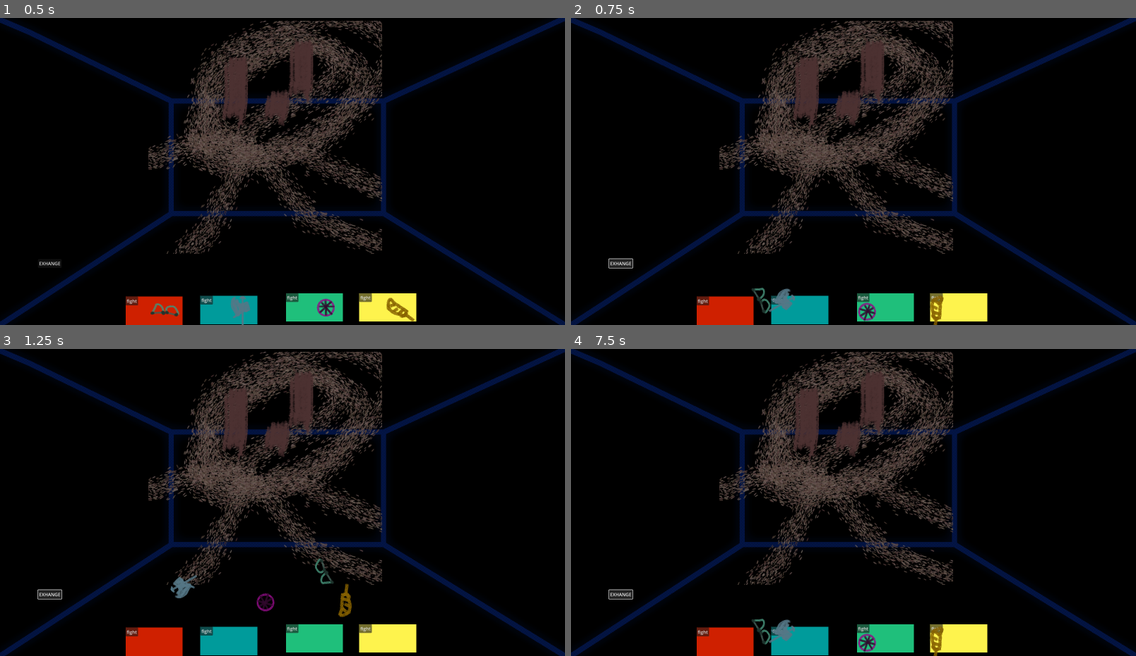
Above: before the commit, frames 1-4 (two rows, left to right).
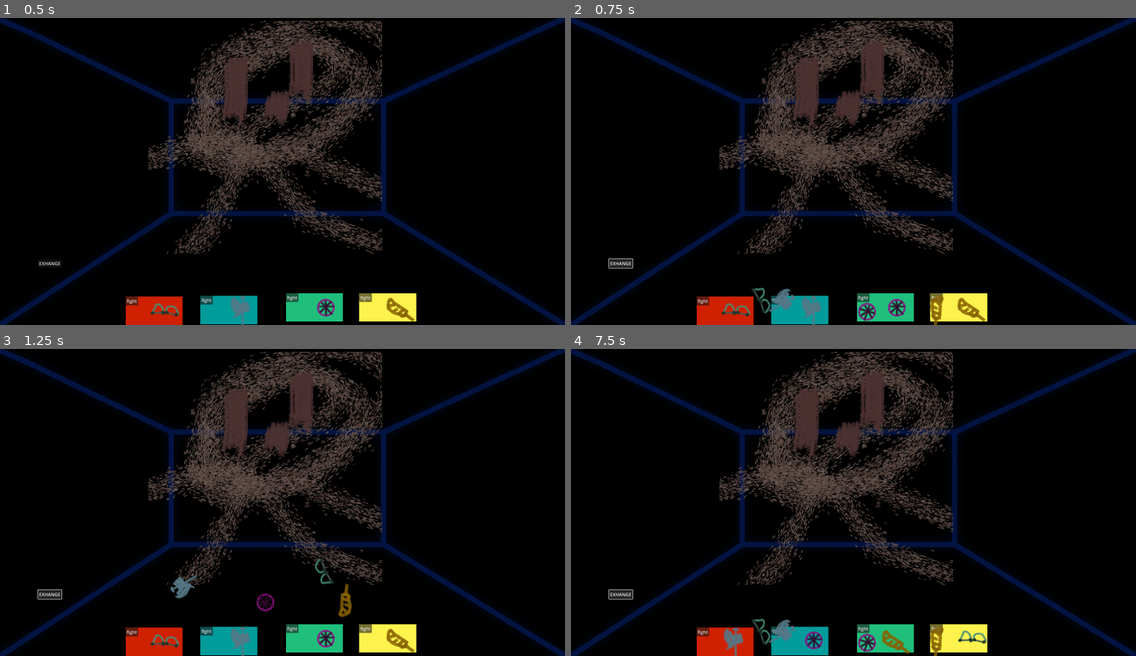
Above: after the commit, the same moments.

Repository: Enzo35/boss-rush-jam-2024.1
Game: Godot game, scene res://tests/2dbattle.tscn
The game is run twice, just before and just after one commit, with the same random seed, the same clock (stepped at 60 frames per second) and the same inputs. This scene is started directly instead of the project's main scene.
Inputs:
- Up to frame 1 (0.5 s): no input
- Up to frame 2 (0.75 s): click "EXHANGE" at 0.5 s
- Up to frame 3 (1.25 s): no input
- Up to frame 4 (7.5 s): click "fight" at 1.25 s; click "fight" at 2 s; click "fight" at 2.75 s; click "fight" at 3.5 s; click "fight" at 4.25 s; click "fight" at 5 s; click "fight" at 5.75 s; click "fight" at 6.5 s; click "EXHANGE" at 7.25 s

Frame 1 is identical in both runs. In frame 2, 0.6% of the frame differs, in the area x 26-74%, y 90-100%; in frame 3, 0.6%; in frame 4, 0.6%, in the area x 27-74%, y 90-100%.

Commit message:
added the player's party hud

Diff:
--- a/project.godot
+++ b/project.godot
@@ -19,6 +19,7 @@
 
 window/size/viewport_width=1980
 window/size/viewport_height=1080
+window/size/mode=3
 window/stretch/mode="viewport"
 
 [dotnet]
--- /dev/null
+++ b/scenes/characters/user_char.tscn
@@ -0,0 +1,12 @@
+[gd_scene load_steps=2 format=3 uid="uid://dc0r1xrweuvt1"]
+
+[ext_resource type="Script" path="res://scripts/characters/user_char.gd" id="1_c522n"]
+
+[node name="UserChar" type="Control"]
+layout_mode = 3
+anchors_preset = 15
+anchor_right = 1.0
+anchor_bottom = 1.0
+grow_horizontal = 2
+grow_vertical = 2
+script = ExtResource("1_c522n")
--- /dev/null
+++ b/scenes/hud/battle_commands.tscn
@@ -0,0 +1,48 @@
+[gd_scene load_steps=3 format=3 uid="uid://bab47ewli47iq"]
+
+[ext_resource type="Script" path="res://scripts/characters/BattleCommands.gd" id="1_523jd"]
+[ext_resource type="Texture2D" uid="uid://btyn2pcr5eeou" path="res://assets/hud/BG_battleCommands.png" id="2_wvnab"]
+
+[node name="BattleCommands" type="CanvasLayer"]
+script = ExtResource("1_523jd")
+
+[node name="Holder" type="Control" parent="."]
+layout_mode = 3
+anchors_preset = 9
+anchor_bottom = 1.0
+grow_vertical = 2
+
+[node name="TextureRect" type="TextureRect" parent="Holder"]
+layout_mode = 1
+anchors_preset = 4
+anchor_top = 0.5
+anchor_bottom = 0.5
+offset_top = -540.0
+offset_right = 1980.0
+offset_bottom = 540.0
+grow_vertical = 2
+texture = ExtResource("2_wvnab")
+
+[node name="ExchangeButton" type="Button" parent="Holder"]
+layout_mode = 0
+offset_left = 20.0
+offset_top = 200.0
+offset_right = 220.0
+offset_bottom = 235.0
+text = "Exchange"
+
+[node name="FightButton" type="Button" parent="Holder"]
+layout_mode = 0
+offset_left = 20.0
+offset_top = 300.0
+offset_right = 220.0
+offset_bottom = 335.0
+text = "Fight"
+
+[node name="DefendButton" type="Button" parent="Holder"]
+layout_mode = 0
+offset_left = 20.0
+offset_top = 340.0
+offset_right = 220.0
+offset_bottom = 375.0
+text = "Defend"
--- /dev/null
+++ b/scenes/hud/battle_hud.tscn
@@ -0,0 +1,10 @@
+[gd_scene load_steps=3 format=3 uid="uid://dohpbe784h00c"]
+
+[ext_resource type="PackedScene" uid="uid://bab47ewli47iq" path="res://scenes/hud/battle_commands.tscn" id="1_ve8bg"]
+[ext_resource type="PackedScene" uid="uid://4w8jmnvp6xq5" path="res://scenes/hud/player_party_hud.tscn" id="2_6kh1e"]
+
+[node name="BattleHud" type="CanvasLayer"]
+
+[node name="BattleCommands" parent="." instance=ExtResource("1_ve8bg")]
+
+[node name="PlayerPartyHUD" parent="." instance=ExtResource("2_6kh1e")]
--- /dev/null
+++ b/scenes/hud/player_party_hud.tscn
@@ -0,0 +1,42 @@
+[gd_scene load_steps=2 format=3 uid="uid://4w8jmnvp6xq5"]
+
+[ext_resource type="Texture2D" uid="uid://bdkr3n5lqdwqn" path="res://assets/hud/charBlock.png" id="1_2tj0g"]
+
+[node name="PlayerPartyHUD" type="CanvasLayer"]
+
+[node name="Holder" type="Control" parent="."]
+layout_mode = 3
+anchors_preset = 12
+anchor_top = 1.0
+anchor_right = 1.0
+anchor_bottom = 1.0
+grow_horizontal = 2
+grow_vertical = 0
+
+[node name="HBoxContainer" type="HBoxContainer" parent="Holder"]
+layout_mode = 0
+offset_left = 300.0
+offset_top = -220.0
+offset_right = 1680.0
+offset_bottom = -20.0
+alignment = 1
+
+[node name="TextureRect1" type="TextureRect" parent="Holder/HBoxContainer"]
+layout_mode = 2
+size_flags_horizontal = 6
+texture = ExtResource("1_2tj0g")
+
+[node name="TextureRect2" type="TextureRect" parent="Holder/HBoxContainer"]
+layout_mode = 2
+size_flags_horizontal = 6
+texture = ExtResource("1_2tj0g")
+
+[node name="TextureRect3" type="TextureRect" parent="Holder/HBoxContainer"]
+layout_mode = 2
+size_flags_horizontal = 6
+texture = ExtResource("1_2tj0g")
+
+[node name="TextureRect4" type="TextureRect" parent="Holder/HBoxContainer"]
+layout_mode = 2
+size_flags_horizontal = 6
+texture = ExtResource("1_2tj0g")
--- /dev/null
+++ b/scripts/characters/BattleCommands.gd
@@ -0,0 +1,11 @@
+extends CanvasLayer
+
+
+# Called when the node enters the scene tree for the first time.
+func _ready():
+	pass # Replace with function body.
+
+
+# Called every frame. 'delta' is the elapsed time since the previous frame.
+func _process(delta):
+	pass
--- /dev/null
+++ b/scripts/characters/user_char.gd
@@ -0,0 +1 @@
+extends Control
--- a/tests/2dbattle.gd
+++ b/tests/2dbattle.gd
@@ -6,7 +6,8 @@
 
 @export var currTurn: int = 0
 
-var weaponsList = ["res://assets/props/emerald_katar.png", "res://assets/props/halberd.png", "res://assets/props/mirror_shield.png", "res://assets/props/sluggers_gamble_v1.png"]
+var weaponsList = ["res://assets/props/emerald_katar.png", "res://assets/props/halberd.png",
+"res://assets/props/mirror_shield.png", "res://assets/props/sluggers_gamble_v1.png"]
 
 var processTurn = true
 
@@ -44,3 +45,10 @@
 
 func _on_exchange_button_pressed():
 	$AnimWeapons/AnimationExchangeWeapon.play("left_exchange")
+	await %AnimationExchangeWeapon.animation_finished
+	weaponsList.append(weaponsList.pop_front())
+	print(weaponsList)
+	$Weapons/WeaponTexture1.change_weapon(weaponsList[0])
+	$Weapons/WeaponTexture2.change_weapon(weaponsList[1])
+	$Weapons/WeaponTexture3.change_weapon(weaponsList[2])
+	$Weapons/WeaponTexture4.change_weapon(weaponsList[3])
--- a/tests/2dbattle.tscn
+++ b/tests/2dbattle.tscn
@@ -11,6 +11,153 @@
 [ext_resource type="Texture2D" uid="uid://cmkfekcg4ukkf" path="res://assets/props/mirror_shield.png" id="6_3kmdt"]
 [ext_resource type="Texture2D" uid="uid://cucha02aca8ka" path="res://assets/props/sluggers_gamble_v1.png" id="7_ruv3h"]
 
+[sub_resource type="Animation" id="Animation_cygly"]
+length = 0.001
+tracks/0/type = "value"
+tracks/0/imported = false
+tracks/0/enabled = true
+tracks/0/path = NodePath("AnimWeaponTexture1:position")
+tracks/0/interp = 1
+tracks/0/loop_wrap = true
+tracks/0/keys = {
+"times": PackedFloat32Array(0),
+"transitions": PackedFloat32Array(1),
+"update": 0,
+"values": [Vector2(526, 981)]
+}
+tracks/1/type = "value"
+tracks/1/imported = false
+tracks/1/enabled = true
+tracks/1/path = NodePath("AnimWeaponTexture1:rotation")
+tracks/1/interp = 1
+tracks/1/loop_wrap = true
+tracks/1/keys = {
+"times": PackedFloat32Array(0),
+"transitions": PackedFloat32Array(1),
+"update": 0,
+"values": [0.0]
+}
+tracks/2/type = "value"
+tracks/2/imported = false
+tracks/2/enabled = true
+tracks/2/path = NodePath("AnimWeaponTexture2:position")
+tracks/2/interp = 1
+tracks/2/loop_wrap = true
+tracks/2/keys = {
+"times": PackedFloat32Array(0),
+"transitions": PackedFloat32Array(1),
+"update": 0,
+"values": [Vector2(799, 979)]
+}
+tracks/3/type = "value"
+tracks/3/imported = false
+tracks/3/enabled = true
+tracks/3/path = NodePath("AnimWeaponTexture2:rotation")
+tracks/3/interp = 1
+tracks/3/loop_wrap = true
+tracks/3/keys = {
+"times": PackedFloat32Array(0),
+"transitions": PackedFloat32Array(1),
+"update": 0,
+"values": [0.0]
+}
+tracks/4/type = "value"
+tracks/4/imported = false
+tracks/4/enabled = true
+tracks/4/path = NodePath("AnimWeaponTexture3:position")
+tracks/4/interp = 1
+tracks/4/loop_wrap = true
+tracks/4/keys = {
+"times": PackedFloat32Array(0),
+"transitions": PackedFloat32Array(1),
+"update": 0,
+"values": [Vector2(1090, 973)]
+}
+tracks/5/type = "value"
+tracks/5/imported = false
+tracks/5/enabled = true
+tracks/5/path = NodePath("AnimWeaponTexture3:rotation")
+tracks/5/interp = 1
+tracks/5/loop_wrap = true
+tracks/5/keys = {
+"times": PackedFloat32Array(0),
+"transitions": PackedFloat32Array(1),
+"update": 0,
+"values": [0.0]
+}
+tracks/6/type = "value"
+tracks/6/imported = false
+tracks/6/enabled = true
+tracks/6/path = NodePath("AnimWeaponTexture4:position")
+tracks/6/interp = 1
+tracks/6/loop_wrap = true
+tracks/6/keys = {
+"times": PackedFloat32Array(0),
+"transitions": PackedFloat32Array(1),
+"update": 0,
+"values": [Vector2(1355, 968)]
+}
+tracks/7/type = "value"
+tracks/7/imported = false
+tracks/7/enabled = true
+tracks/7/path = NodePath("AnimWeaponTexture4:rotation")
+tracks/7/interp = 1
+tracks/7/loop_wrap = true
+tracks/7/keys = {
+"times": PackedFloat32Array(0),
+"transitions": PackedFloat32Array(1),
+"update": 0,
+"values": [0.0]
+}
+tracks/8/type = "value"
+tracks/8/imported = false
+tracks/8/enabled = true
+tracks/8/path = NodePath("AnimWeaponTexture1:visible")
+tracks/8/interp = 1
+tracks/8/loop_wrap = true
+tracks/8/keys = {
+"times": PackedFloat32Array(0),
+"transitions": PackedFloat32Array(1),
+"update": 1,
+"values": [false]
+}
+tracks/9/type = "value"
+tracks/9/imported = false
+tracks/9/enabled = true
+tracks/9/path = NodePath("AnimWeaponTexture2:visible")
+tracks/9/interp = 1
+tracks/9/loop_wrap = true
+tracks/9/keys = {
+"times": PackedFloat32Array(0),
+"transitions": PackedFloat32Array(1),
+"update": 1,
+"values": [false]
+}
+tracks/10/type = "value"
+tracks/10/imported = false
+tracks/10/enabled = true
+tracks/10/path = NodePath("AnimWeaponTexture3:visible")
+tracks/10/interp = 1
+tracks/10/loop_wrap = true
+tracks/10/keys = {
+"times": PackedFloat32Array(0),
+"transitions": PackedFloat32Array(1),
+"update": 1,
+"values": [false]
+}
+tracks/11/type = "value"
+tracks/11/imported = false
+tracks/11/enabled = true
+tracks/11/path = NodePath("AnimWeaponTexture4:visible")
+tracks/11/interp = 1
+tracks/11/loop_wrap = true
+tracks/11/keys = {
+"times": PackedFloat32Array(0),
+"transitions": PackedFloat32Array(1),
+"update": 1,
+"values": [false]
+}
+
 [sub_resource type="Animation" id="Animation_8q8yr"]
 resource_name = "left_exchange"
 tracks/0/type = "value"
@@ -109,104 +256,53 @@
 "update": 0,
 "values": [0.0, 3.14159, 6.28319]
 }
-
-[sub_resource type="Animation" id="Animation_cygly"]
-length = 0.001
-tracks/0/type = "value"
-tracks/0/imported = false
-tracks/0/enabled = true
-tracks/0/path = NodePath("AnimWeaponTexture1:position")
-tracks/0/interp = 1
-tracks/0/loop_wrap = true
-tracks/0/keys = {
-"times": PackedFloat32Array(0),
-"transitions": PackedFloat32Array(1),
-"update": 0,
-"values": [Vector2(526, 981)]
-}
-tracks/1/type = "value"
-tracks/1/imported = false
-tracks/1/enabled = true
-tracks/1/path = NodePath("AnimWeaponTexture1:rotation")
-tracks/1/interp = 1
-tracks/1/loop_wrap = true
-tracks/1/keys = {
-"times": PackedFloat32Array(0),
-"transitions": PackedFloat32Array(1),
-"update": 0,
-"values": [0.0]
-}
-tracks/2/type = "value"
-tracks/2/imported = false
-tracks/2/enabled = true
-tracks/2/path = NodePath("AnimWeaponTexture2:position")
-tracks/2/interp = 1
-tracks/2/loop_wrap = true
-tracks/2/keys = {
-"times": PackedFloat32Array(0),
-"transitions": PackedFloat32Array(1),
-"update": 0,
-"values": [Vector2(799, 979)]
-}
-tracks/3/type = "value"
-tracks/3/imported = false
-tracks/3/enabled = true
-tracks/3/path = NodePath("AnimWeaponTexture2:rotation")
-tracks/3/interp = 1
-tracks/3/loop_wrap = true
-tracks/3/keys = {
-"times": PackedFloat32Array(0),
-"transitions": PackedFloat32Array(1),
-"update": 0,
-"values": [0.0]
-}
-tracks/4/type = "value"
-tracks/4/imported = false
-tracks/4/enabled = true
-tracks/4/path = NodePath("AnimWeaponTexture3:position")
-tracks/4/interp = 1
-tracks/4/loop_wrap = true
-tracks/4/keys = {
-"times": PackedFloat32Array(0),
-"transitions": PackedFloat32Array(1),
-"update": 0,
-"values": [Vector2(1090, 973)]
-}
-tracks/5/type = "value"
-tracks/5/imported = false
-tracks/5/enabled = true
-tracks/5/path = NodePath("AnimWeaponTexture3:rotation")
-tracks/5/interp = 1
-tracks/5/loop_wrap = true
-tracks/5/keys = {
-"times": PackedFloat32Array(0),
-"transitions": PackedFloat32Array(1),
-"update": 0,
-"values": [0.0]
-}
-tracks/6/type = "value"
-tracks/6/imported = false
-tracks/6/enabled = true
-tracks/6/path = NodePath("AnimWeaponTexture4:position")
-tracks/6/interp = 1
-tracks/6/loop_wrap = true
-tracks/6/keys = {
-"times": PackedFloat32Array(0),
-"transitions": PackedFloat32Array(1),
-"update": 0,
-"values": [Vector2(1355, 968)]
-}
-tracks/7/type = "value"
-tracks/7/imported = false
-tracks/7/enabled = true
-tracks/7/path = NodePath("AnimWeaponTexture4:rotation")
-tracks/7/interp = 1
-tracks/7/loop_wrap = true
-tracks/7/keys = {
-"times": PackedFloat32Array(0),
-"transitions": PackedFloat32Array(1),
-"update": 0,
-"values": [0.0]
+tracks/8/type = "value"
+tracks/8/imported = false
+tracks/8/enabled = true
+tracks/8/path = NodePath("AnimWeaponTexture1:visible")
+tracks/8/interp = 1
+tracks/8/loop_wrap = true
+tracks/8/keys = {
+"times": PackedFloat32Array(0, 1),
+"transitions": PackedFloat32Array(1, 1),
+"update": 1,
+"values": [true, false]
+}
+tracks/9/type = "value"
+tracks/9/imported = false
+tracks/9/enabled = true
+tracks/9/path = NodePath("AnimWeaponTexture2:visible")
+tracks/9/interp = 1
+tracks/9/loop_wrap = true
+tracks/9/keys = {
+"times": PackedFloat32Array(0, 1),
+"transitions": PackedFloat32Array(1, 1),
+"update": 1,
+"values": [true, false]
+}
+tracks/10/type = "value"
+tracks/10/imported = false
+tracks/10/enabled = true
+tracks/10/path = NodePath("AnimWeaponTexture3:visible")
+tracks/10/interp = 1
+tracks/10/loop_wrap = true
+tracks/10/keys = {
+"times": PackedFloat32Array(0, 1),
+"transitions": PackedFloat32Array(1, 1),
+"update": 1,
+"values": [true, false]
+}
+tracks/11/type = "value"
+tracks/11/imported = false
+tracks/11/enabled = true
+tracks/11/path = NodePath("AnimWeaponTexture4:visible")
+tracks/11/interp = 1
+tracks/11/loop_wrap = true
+tracks/11/keys = {
+"times": PackedFloat32Array(0, 1),
+"transitions": PackedFloat32Array(1, 1),
+"update": 1,
+"values": [true, false]
 }
 
 [sub_resource type="AnimationLibrary" id="AnimationLibrary_ptkda"]
@@ -316,6 +412,44 @@
 [node name="Weapons" type="Node" parent="."]
 
 [node name="WeaponTexture1" type="TextureRect" parent="Weapons"]
+offset_left = 526.0
+offset_top = 981.0
+offset_right = 1550.0
+offset_bottom = 2005.0
+scale = Vector2(0.1, 0.1)
+texture = ExtResource("4_of0a8")
+script = ExtResource("5_phr5o")
+
+[node name="WeaponTexture2" type="TextureRect" parent="Weapons"]
+offset_left = 799.0
+offset_top = 979.0
+offset_right = 1823.0
+offset_bottom = 2003.0
+scale = Vector2(0.1, 0.1)
+texture = ExtResource("5_xdcxk")
+script = ExtResource("5_phr5o")
+
+[node name="WeaponTexture3" type="TextureRect" parent="Weapons"]
+offset_left = 1090.0
+offset_top = 973.0
+offset_right = 2114.0
+offset_bottom = 1997.0
+scale = Vector2(0.1, 0.1)
+texture = ExtResource("6_3kmdt")
+script = ExtResource("5_phr5o")
+
+[node name="WeaponTexture4" type="TextureRect" parent="Weapons"]
+offset_left = 1355.0
+offset_top = 968.0
+offset_right = 2379.0
+offset_bottom = 1992.0
+scale = Vector2(0.1, 0.1)
+texture = ExtResource("7_ruv3h")
+script = ExtResource("5_phr5o")
+
+[node name="AnimWeapons" type="Node" parent="."]
+
+[node name="AnimWeaponTexture1" type="TextureRect" parent="AnimWeapons"]
 visible = false
 offset_left = 526.0
 offset_top = 981.0
@@ -323,9 +457,8 @@
 offset_bottom = 2005.0
 scale = Vector2(0.1, 0.1)
 texture = ExtResource("4_of0a8")
-script = ExtResource("5_phr5o")
-
-[node name="WeaponTexture2" type="TextureRect" parent="Weapons"]
+
+[node name="AnimWeaponTexture2" type="TextureRect" parent="AnimWeapons"]
 visible = false
 offset_left = 799.0
 offset_top = 979.0
@@ -333,9 +466,8 @@
 offset_bottom = 2003.0
 scale = Vector2(0.1, 0.1)
 texture = ExtResource("5_xdcxk")
-script = ExtResource("5_phr5o")
-
-[node name="WeaponTexture3" type="TextureRect" parent="Weapons"]
+
+[node name="AnimWeaponTexture3" type="TextureRect" parent="AnimWeapons"]
 visible = false
 offset_left = 1090.0
 offset_top = 973.0
@@ -343,9 +475,8 @@
 offset_bottom = 1997.0
 scale = Vector2(0.1, 0.1)
 texture = ExtResource("6_3kmdt")
-script = ExtResource("5_phr5o")
-
-[node name="WeaponTexture4" type="TextureRect" parent="Weapons"]
+
+[node name="AnimWeaponTexture4" type="TextureRect" parent="AnimWeapons"]
 visible = false
 offset_left = 1355.0
 offset_top = 968.0
@@ -353,43 +484,9 @@
 offset_bottom = 1992.0
 scale = Vector2(0.1, 0.1)
 texture = ExtResource("7_ruv3h")
-script = ExtResource("5_phr5o")
-
-[node name="AnimWeapons" type="Node" parent="."]
-
-[node name="AnimWeaponTexture1" type="TextureRect" parent="AnimWeapons"]
-offset_left = 526.0
-offset_top = 981.0
-offset_right = 1550.0
-offset_bottom = 2005.0
-scale = Vector2(0.1, 0.1)
-texture = ExtResource("4_of0a8")
-
-[node name="AnimWeaponTexture2" type="TextureRect" parent="AnimWeapons"]
-offset_left = 799.0
-offset_top = 979.0
-offset_right = 1823.0
-offset_bottom = 2003.0
-scale = Vector2(0.1, 0.1)
-texture = ExtResource("5_xdcxk")
-
-[node name="AnimWeaponTexture3" type="TextureRect" parent="AnimWeapons"]
-offset_left = 1090.0
-offset_top = 973.0
-offset_right = 2114.0
-offset_bottom = 1997.0
-scale = Vector2(0.1, 0.1)
-texture = ExtResource("6_3kmdt")
-
-[node name="AnimWeaponTexture4" type="TextureRect" parent="AnimWeapons"]
-offset_left = 1355.0
-offset_top = 968.0
-offset_right = 2379.0
-offset_bottom = 1992.0
-scale = Vector2(0.1, 0.1)
-texture = ExtResource("7_ruv3h")
 
 [node name="AnimationExchangeWeapon" type="AnimationPlayer" parent="AnimWeapons"]
+unique_name_in_owner = true
 libraries = {
 "": SubResource("AnimationLibrary_ptkda")
 }
--- a/tests/WeaponTexture.gd
+++ b/tests/WeaponTexture.gd
@@ -6,4 +6,4 @@
 
 
 func change_weapon(newWeapon: String):
-	texture.resource_path = newWeapon
+	texture = ResourceLoader.load(newWeapon)
Binary file added: assets/hud/BG_battleCommands.png
Not shown, changed: assets/hud/BG_battleCommands.png.import
Binary file added: assets/hud/charBlock.png
Not shown, changed: assets/hud/charBlock.png.import
Not shown, added: assets/hud/charBlock.png~
